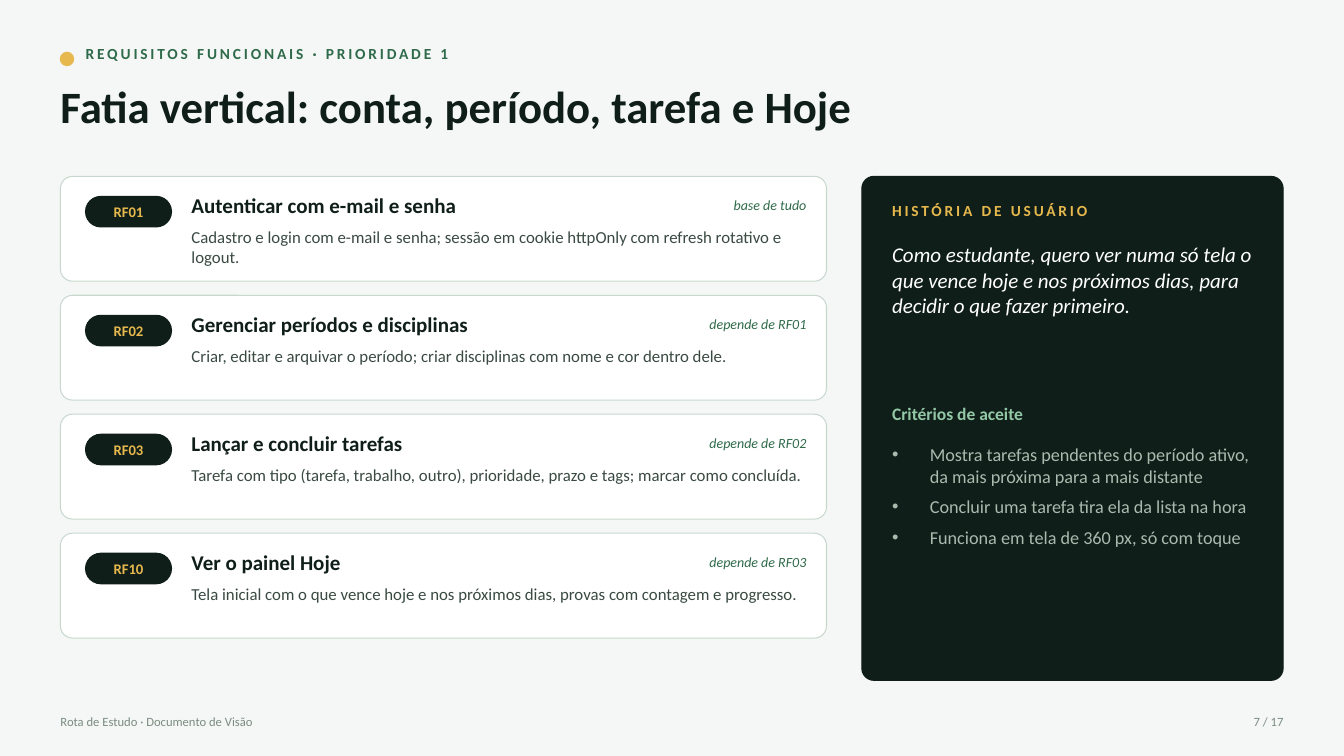
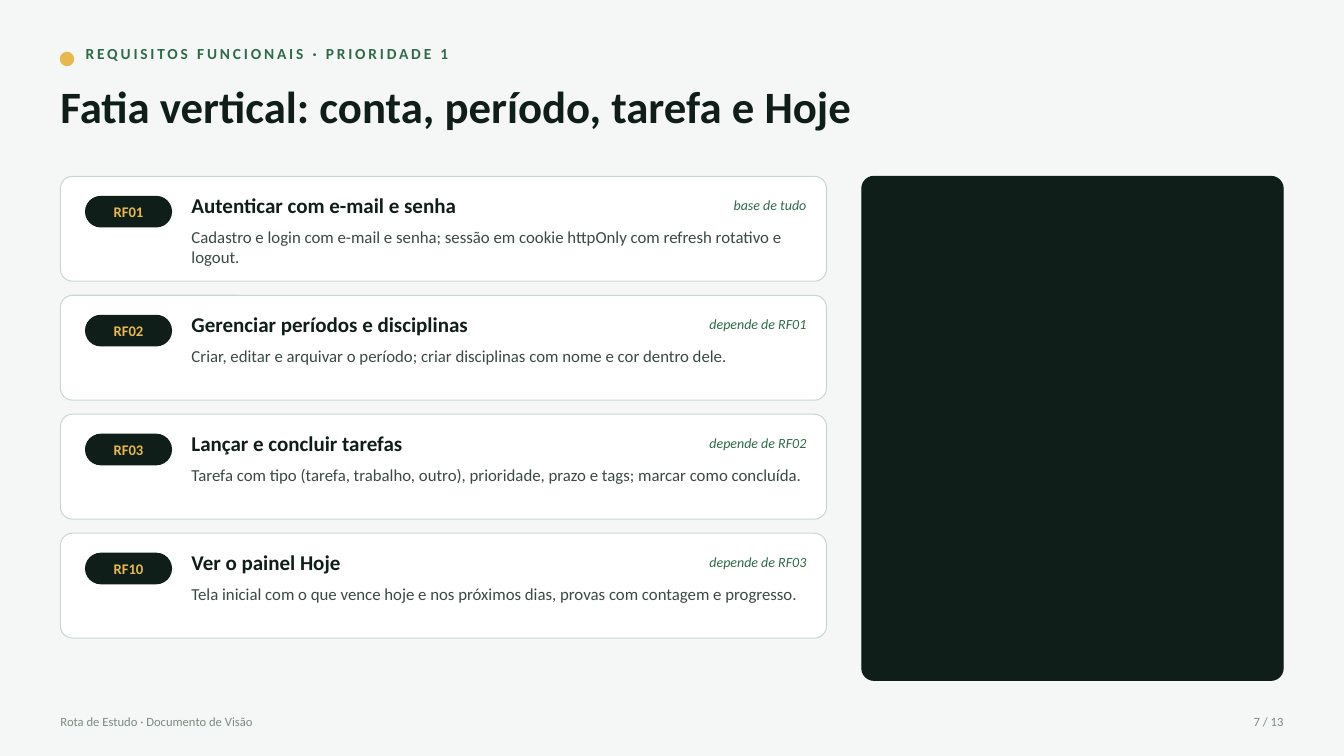
Before and after one commit to rilsonjoas/rural-sala-de-aula, a slide deck: slide 7 of Rota de Estudo - Requisitos e Escopo.pptx. Drawn at 1344x756 pixels with LibreOffice and Linux fonts; fonts in the diff are those of the drawing. Boxes give left, top, right and bottom in pixels: in the first picture for what was removed or moved away, otherwise in the second. Text is boxed around its words. In the diff, an @@ line names an element or a change of style, - is before the commit and + after.

```diff
--- a/Rota de Estudo - Requisitos e Escopo.pptx
+++ b/Rota de Estudo - Requisitos e Escopo.pptx
@@ text removed at box(892, 203, 1087, 216) @@
-HISTÓRIA DE USUÁRIO
@@ text removed at box(892, 247, 1252, 317) @@
-Como estudante, quero ver numa só tela o que vence hoje e nos próximos dias, para decidir o que fazer primeiro.
@@ text removed at box(892, 407, 1023, 420) @@
-Critérios de aceite
@@ text removed at box(930, 448, 1249, 547) @@
-• Mostra tarefas pendentes do período ativo, da mais próxima para a mais distante
-• Concluir uma tarefa tira ela da lista na hora
-• Funciona em tela de 360 px, só com toque
@@ text at box(1254, 718, 1284, 726): text changed @@
-7 / 17
+7 / 13
```
Also in this commit, not shown: 11 other slides changed, 1 slide added, 5 slides removed, 1 other file.
